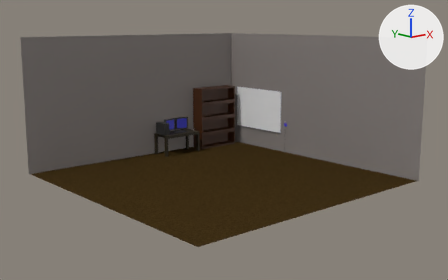
Before and after pictures for a commit that changed the Blender file VRSetup.blend.
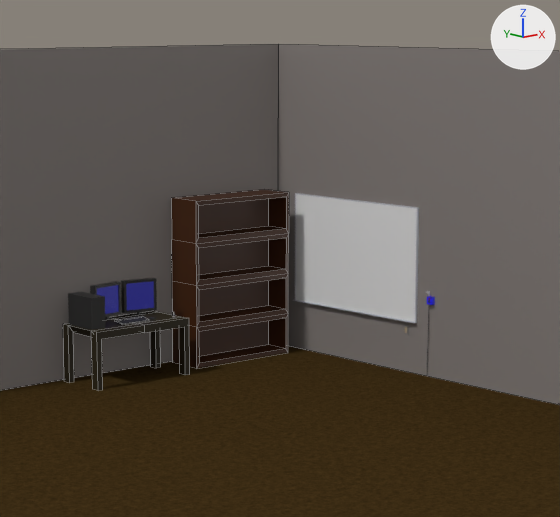
Each version appears first whole from a 50 mm camera at (-24.91, -28.38, 8.09) aimed at (-4.37, -4.74, 2.02), and next in a close-up on the part from 29% to 74% of the width and 6% to 72% of the height. Every picture has the same lights, and +X, +Y and +Z are marked at upper right. The close-ups show mesh edges as thin lines.

In view in the first close-up: 'Bookcase', 'Floor', 'Monitor_L', 'Monitor_R', 'PC', 'Table', 'Walls', 'Whiteboard'.
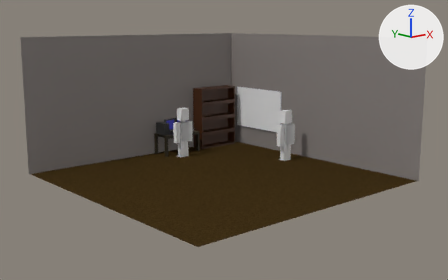
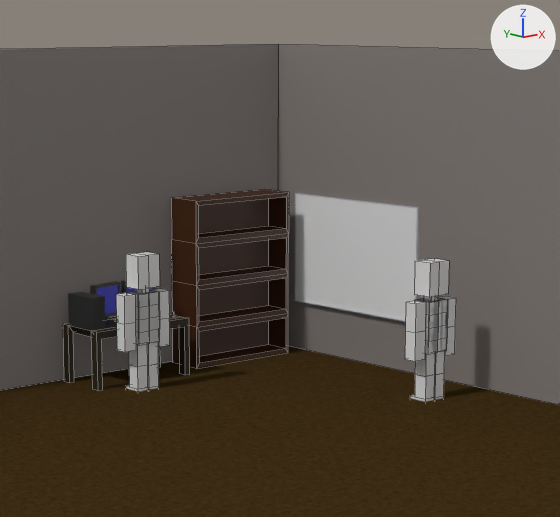
What the commit changed:
Material 'Material.001' (mat_material_001) is new.
Its base color is (0.8, 0.8, 0.8) (white #e7e7e7).
Material 'Material' (mat_material) is new.
Its base color is (0.8, 0.8, 0.8) (white #e7e7e7).
Mesh me_cube_010 is new.
It has 86 vertices, 60 faces and spans x 0.0..0.6, y -0.29..0.21, z -0.05..2.91.
It uses material mat_material_001 (white #e7e7e7).
Mesh me_cube_009 is new.
It has 86 vertices, 60 faces and spans x 0.0..0.6, y -0.29..0.21, z -0.05..2.91.
It uses material mat_material (white #e7e7e7).
Object 'PilotMesh' (ob_pilotmesh) is new; it shows me_cube_010.
Its location is (-2.77, 0.84, 0.0).
Its rotation in degrees is (0, 0, -180).
It gains a MIRROR modifier named 'Mirror'.
Object 'FEMesh' (ob_femesh) is new; it shows me_cube_009.
Its location is (1.15, -3.85, 0.0).
Its rotation in degrees is (0, 0, -180).
It gains a MIRROR modifier named 'Mirror'.

Location of each change, [x1, y1, x2, y2] in pixels of the close-ups (560 x 517 px):
'PilotMesh', added
    after: [116, 252, 170, 391]
'FEMesh', added
    after: [405, 258, 456, 402]
'Monitor_R', unchanged, covered by the edit
    before: [121, 278, 157, 316]
    after: [121, 280, 156, 294]
